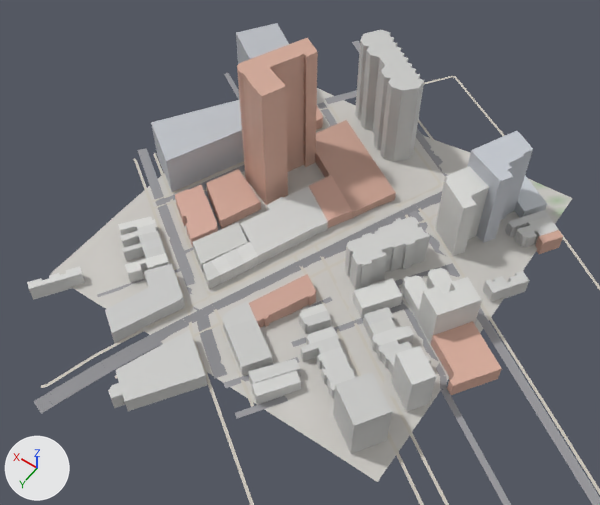
A saved change to the glTF model game/world/tile_-6_-2.glb.
Before and after are seen from a 50 mm lens placed at (-1607.0, 684.0, 467.0), pointed at (-1420.0, 422.0, 56.0). The lights are fixed; the arrows at lower left show +X, +Y and +Z. The picture after the commit comes second. Where no turn or scale is listed for an object, it has been applied to the vertices. Vertices at exactly the same position are counted once.

Objects in the first picture: 'buildings', 'roads', 'terrain'.
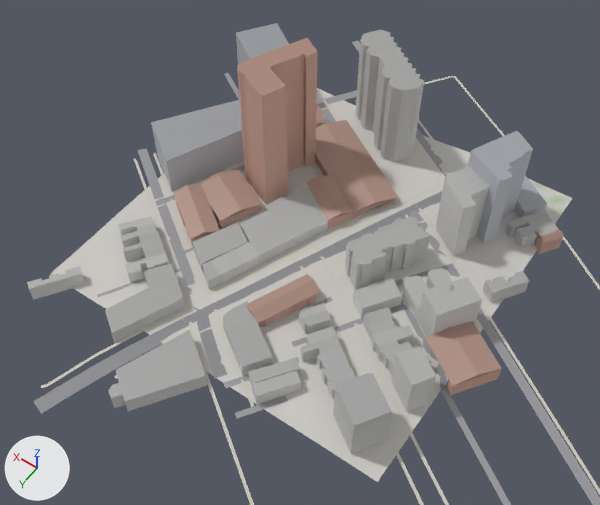
Boxes (x1, y1, x2, y2) around the edits, measured in the pictures (600 x 505 px):
'buildings', reshaped
    before: (27, 23, 563, 454)
    after: (27, 23, 564, 454)
part 1 of me_buildings, built on
    before: (226, 319, 266, 367)
    after: (27, 23, 564, 426)
part 2 of me_buildings, added
    after: (237, 30, 424, 96)

The change in detail:
me_buildings is used by ob_buildings; location (0.0, 0.0, 0.0).
me_buildings had 1090 vertices, 1960 faces and spanned x -1560.0..-1262.0, y 246.0..561.0, z 20.0..126.0.
me_buildings now has 1593 vertices, 2396 faces and spans x -1560.0..-1262.0, y 246.0..561.0, z 20.0..126.0.
me_buildings part 1: 2 vertices moved within x -1421.0..-1410.0, y 470.0..486.0, z 40.0; 454 vertices added at x -1551.0..-1262.0, y 258.0..561.0, z 32.0..91.0.
me_buildings part 2: 49 vertices added at x -1421.0..-1332.0, y 246.0..382.0, z 94.0..126.0.
